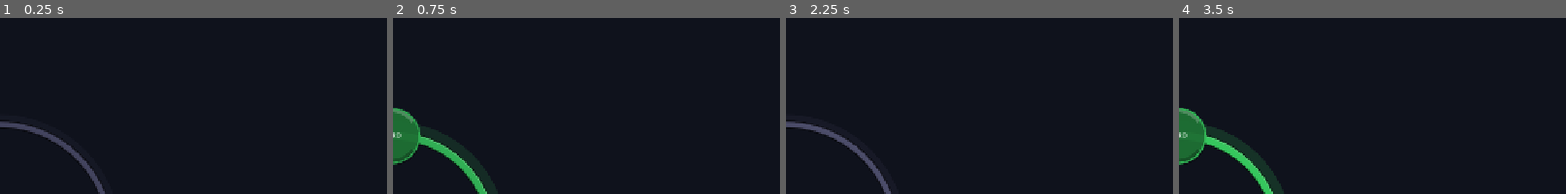
Above: before the commit, frames 1-4 (left to right).
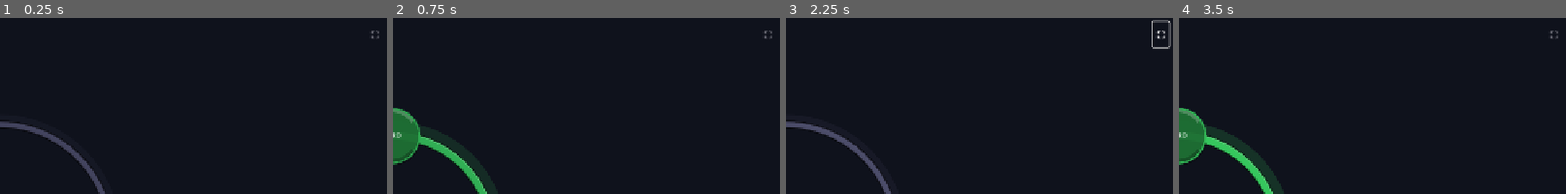
Above: after the commit, the same moments.

Repository: Rhend/Reliquary
Game: Godot game, scene res://scenes/village/village.tscn
The game is run twice, just before and just after one commit, with the same random seed, the same clock (stepped at 60 frames per second) and the same inputs.
Inputs (mouse positions are % of the whole screen's width and height, from its top left):
- Up to frame 1 (0.25 s): no input
- Up to frame 2 (0.75 s): click "Tier +" at 0.5 s
- Up to frame 3 (2.25 s): click "Tier −" at 1.25 s; click (98, 5) at 2 s, where only the run after the commit has a clickable "⛶"
- Up to frame 4 (3.5 s): click "Tier +" at 2.75 s
The pictures show only the part of the screen within x 50-100%, y 0-50%; the shares and areas given below are measured in that part.

The runs differ from the first frame. In frame 1, less than 0.1% of the frame differs, in the area x 95-98%, y 7-12%; in frame 2, less than 0.1%; in frame 3, 0.3%, in the area x 94-100%, y 1-18%; in frame 4, less than 0.1%.

Commit message:
feat(village): fullscreen toggle F11 + bouton UI discret
Co-Authored-By: Claude Sonnet 4.6 <noreply@anthropic.com>

Diff:
--- a/scenes/village/Village.gd
+++ b/scenes/village/Village.gd
@@ -626,6 +626,7 @@
 		_build_hub(creature, tier)
 
 	_build_debug_buttons()
+	_build_fullscreen_btn()
 
 # ─── Tier 0 : clicker ─────────────────────────────────────────
 func _build_tier0(creature: Dictionary) -> void:
@@ -1052,6 +1053,13 @@
 	evo_tree.visible = false
 	wrapper.add_child(evo_tree)
 
+	var unlock_hdr := Label.new()
+	unlock_hdr.text = "— À DÉBLOQUER —"
+	unlock_hdr.add_theme_font_size_override("font_size", 9)
+	unlock_hdr.add_theme_color_override("font_color", UIColors.TEXT_MUTED)
+	unlock_hdr.horizontal_alignment = HORIZONTAL_ALIGNMENT_CENTER
+	evo_tree.add_child(unlock_hdr)
+
 	for t in range(rarity + 1, GameData.MASTERY_TIERS.size()):
 		evo_tree.add_child(_evo_row(t, rarity, pdata))
 
@@ -1192,6 +1200,22 @@
 	dn.text = "Tier −"
 	dn.pressed.connect(_debug_tier_down)
 	hb.add_child(dn)
+
+func _build_fullscreen_btn() -> void:
+	var btn := Button.new()
+	btn.text = "⛶"
+	btn.flat = true
+	btn.anchor_left   = 1.0; btn.anchor_right  = 1.0
+	btn.anchor_top    = 0.0; btn.anchor_bottom = 0.0
+	btn.offset_left   = -34; btn.offset_right  = -6
+	btn.offset_top    = 6;   btn.offset_bottom = 34
+	btn.mouse_default_cursor_shape = Control.CURSOR_POINTING_HAND
+	btn.add_theme_font_size_override("font_size", 16)
+	btn.add_theme_color_override("font_color", UIColors.TEXT_MUTED)
+	btn.add_theme_color_override("font_hover_color", Color.WHITE)
+	btn.tooltip_text = "Plein écran  (F11)"
+	btn.pressed.connect(func() -> void: GameSettings.set_fullscreen(not GameSettings.fullscreen))
+	add_child(btn)
 
 func _debug_tier_up() -> void:
 	var hero := GameData.get_entity("hero")
--- a/scripts/autoloads/GameSettings.gd
+++ b/scripts/autoloads/GameSettings.gd
@@ -11,19 +11,36 @@
 # Multiplicateur de durée par step de combat.
 # 1.0 = vitesse normale, 0.5 = x2, 0.25 = x4.
 var combat_speed: float = 1.0
+var fullscreen: bool = false
 
 func _ready() -> void:
 	_load()
+	_apply_fullscreen()
+
+func _input(event: InputEvent) -> void:
+	if event is InputEventKey and event.pressed and not event.echo \
+			and event.keycode == KEY_F11:
+		set_fullscreen(not fullscreen)
 
 func set_combat_speed(multiplier: float) -> void:
 	combat_speed = multiplier
 	_save()
 
+func set_fullscreen(value: bool) -> void:
+	fullscreen = value
+	_apply_fullscreen()
+	_save()
+
+func _apply_fullscreen() -> void:
+	var mode := DisplayServer.WINDOW_MODE_EXCLUSIVE_FULLSCREEN \
+			if fullscreen else DisplayServer.WINDOW_MODE_WINDOWED
+	DisplayServer.window_set_mode(mode)
+
 func _save() -> void:
 	var file = FileAccess.open(SETTINGS_PATH, FileAccess.WRITE)
 	if file == null:
 		return
-	file.store_string(JSON.stringify({"combat_speed": combat_speed}, "\t"))
+	file.store_string(JSON.stringify({"combat_speed": combat_speed, "fullscreen": fullscreen}, "\t"))
 	file.close()
 
 func _load() -> void:
@@ -36,4 +53,5 @@
 	if json.parse(file.get_as_text()) == OK:
 		var data = json.get_data()
 		combat_speed = float(data.get("combat_speed", 1.0))
+		fullscreen = bool(data.get("fullscreen", false))
 	file.close()
